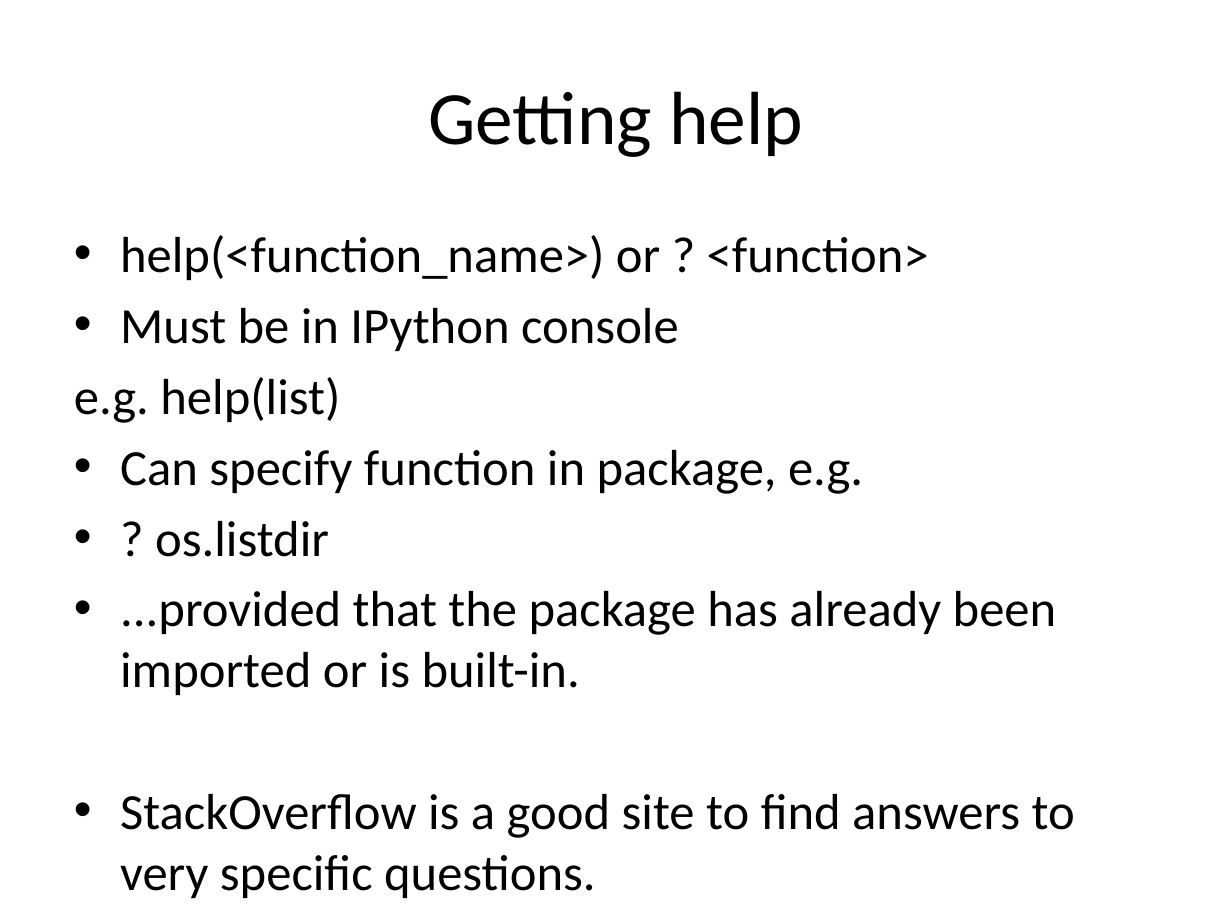
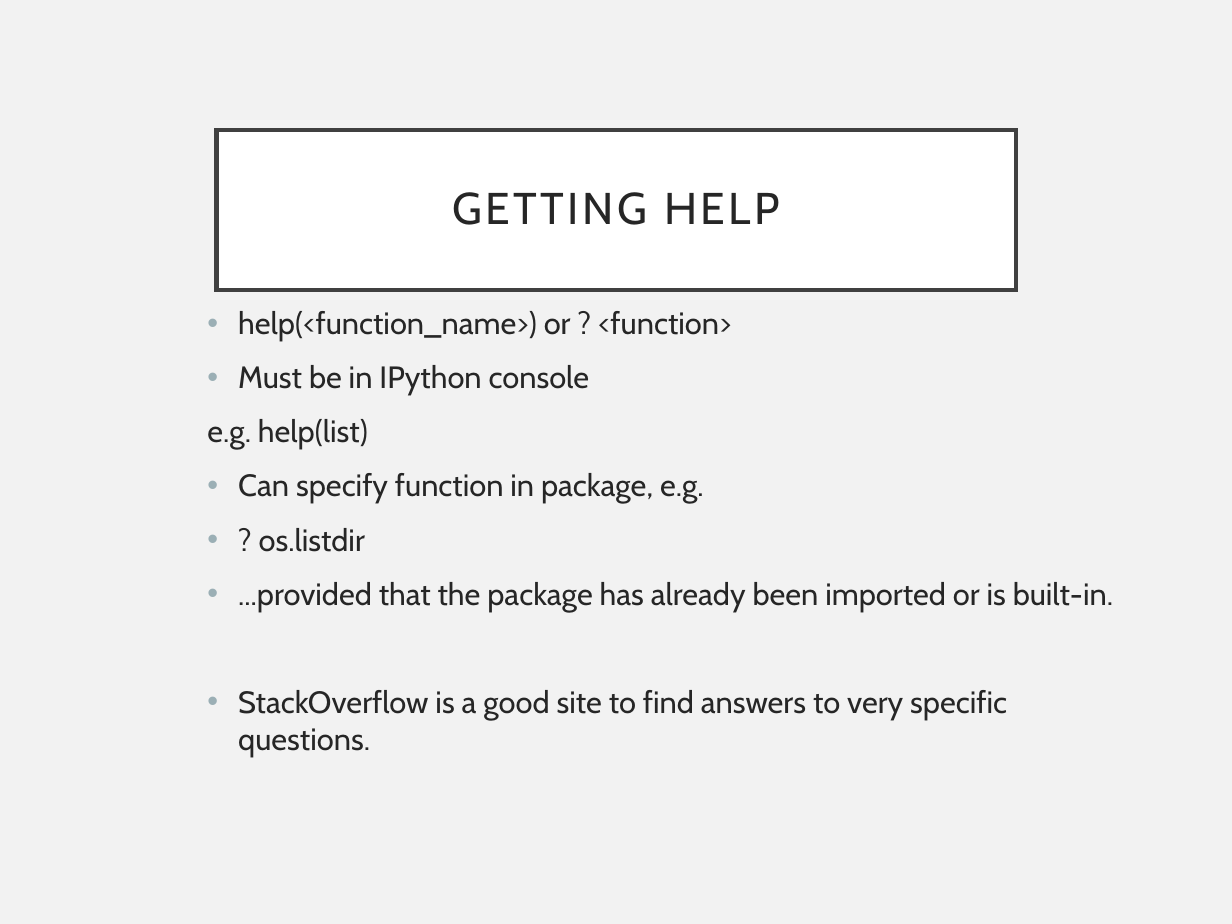
Before and after one commit to pradau/python_for_psychologists, a slide deck: slide 12 of Python_intro_lecture.pptx. Drawn at 1232x924 pixels with LibreOffice and Linux fonts; fonts in the diff are those of the drawing. Boxes give left, top, right and bottom in pixels: in the first picture for what was removed or moved away, otherwise in the second. Text is boxed around its words. In the diff, an @@ line names an element or a change of style, - is before the commit and + after.

```diff
--- a/Python_intro_lecture.pptx
+++ b/Python_intro_lecture.pptx
@@ background #FFFFFF to #F2F2F2 @@
@@ title "GETTING HELP": place and size @@
-title "GETTING HELP" at <box>428,91,803,157</box>
+title "GETTING HELP" at <box>217,129,1016,290</box>
@@ title "GETTING HELP" at <box>217,129,1016,290</box>: fill none to #FFFFFF; outline none to #404040 2.5 pt @@
@@ title at <box>452,192,780,225</box>: text changed; size 44 to 26 pt; font Calibri to Cabin; text colour #000000 to #262626 @@
-Getting help
+GETTING HELP
@@ text "help(<function_name>) or ? <function>": place and size @@
-text "help(<function_name>) or ? <function>" at <box>74,235,1075,838</box>
+text "help(<function_name>) or ? <function>" at <box>207,311,1113,756</box>
@@ text "help(<function_name>) or ? <function>" at <box>207,311,1113,756</box>: size 29.6 to 18 pt, font Calibri to Cabin, text colour #000000 to #262626; indent changed; more space between paragraphs @@
```
Also in this commit, not shown: 24 other slides changed, 3 slides added, 2 slides removed.
